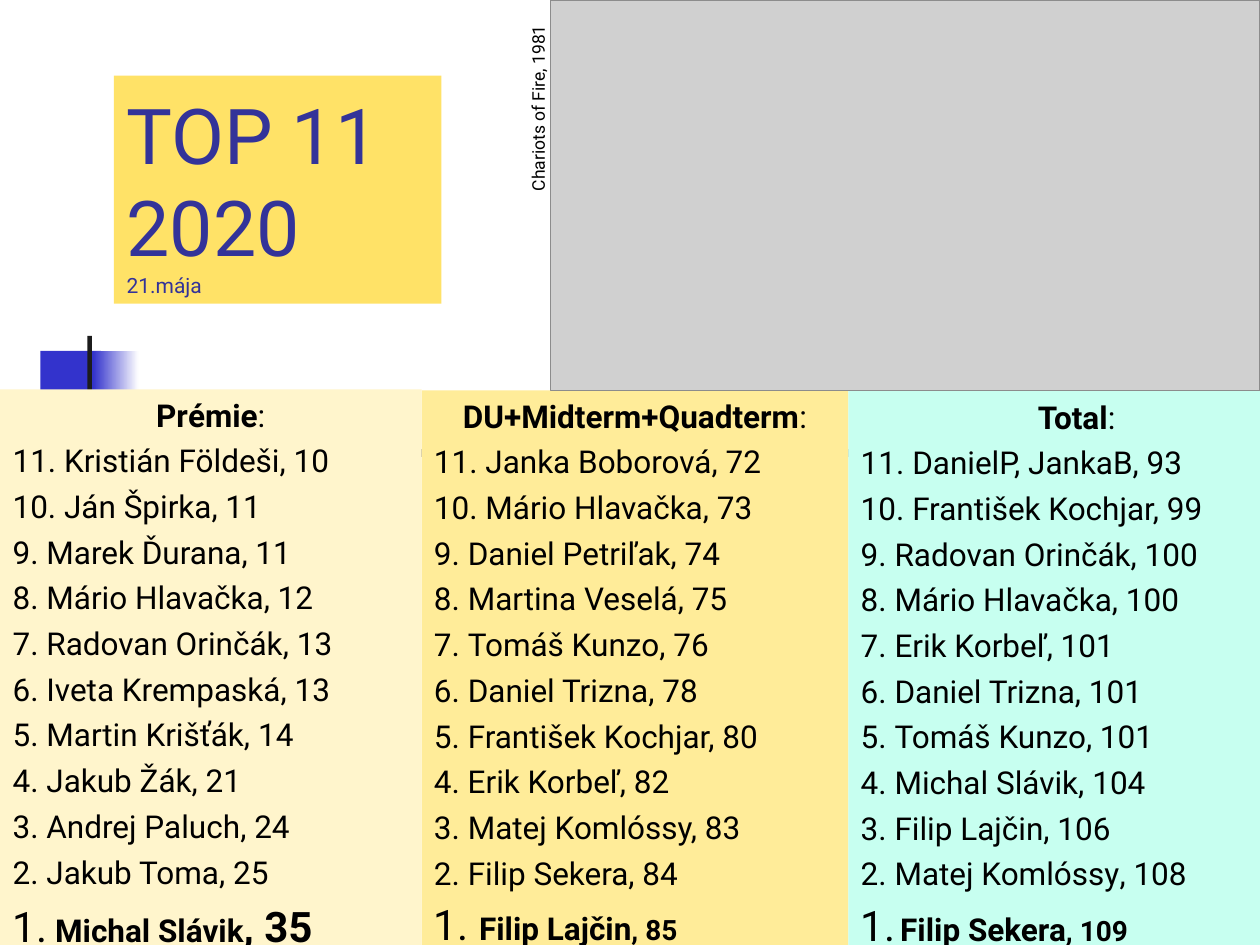
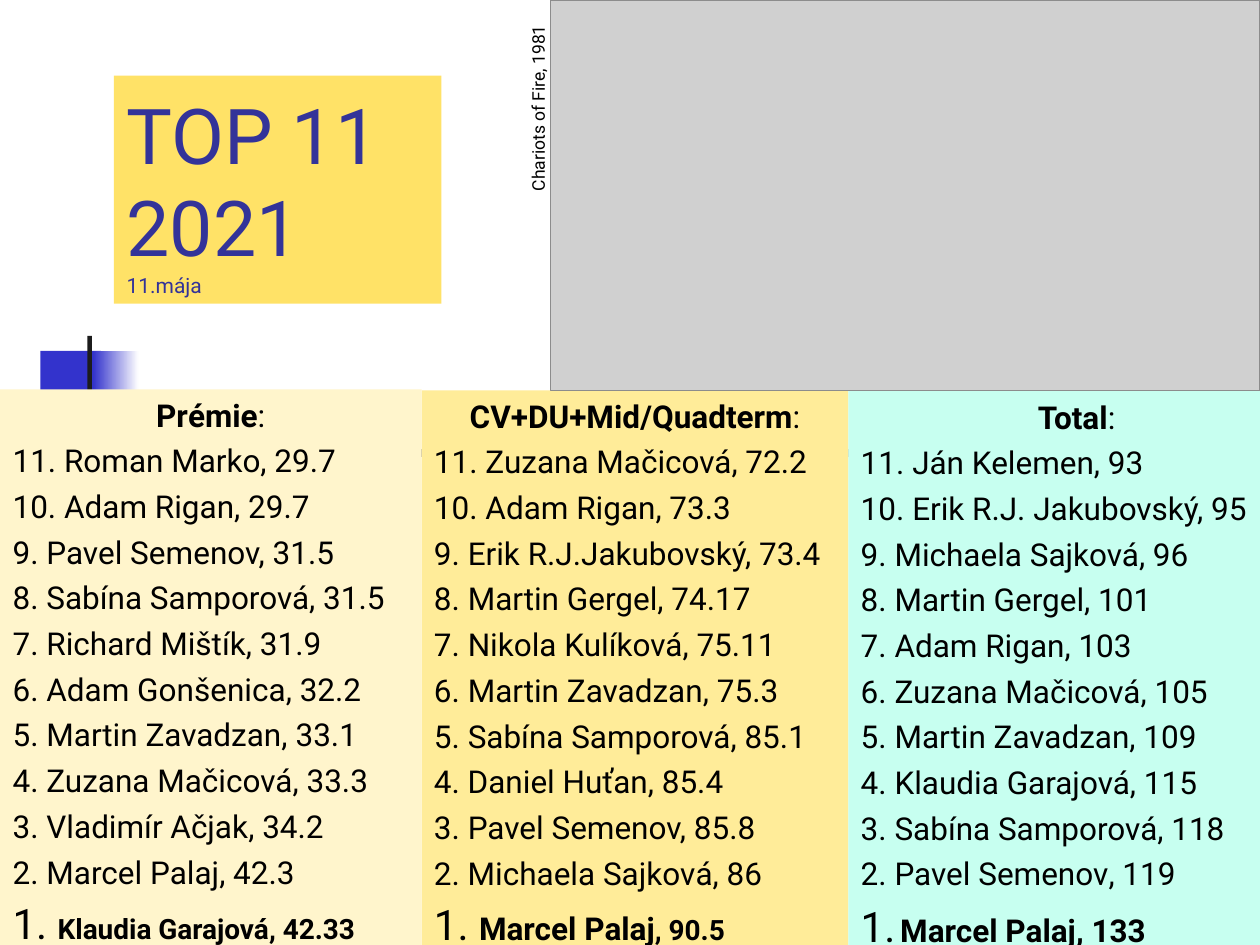
Before and after one commit to Programovanie4/Prednasky, a slide deck: slide 24 of 13/grandfinale.ppt (slide 21 before the commit). Drawn at 1260x945 pixels with LibreOffice and Linux fonts; fonts in the diff are those of the drawing; grey boxes stand for pictures. Boxes give left, top, right and bottom in pixels: in the first picture for what was removed or moved away, otherwise in the second. Text is boxed around its words. In the diff, an @@ line names an element or a change of style, - is before the commit and + after.

```diff
--- a/13/grandfinale.ppt
+++ b/13/grandfinale.ppt
@@ title at <box>127,108,379,298</box>: text changed @@
-TOP 11
-2020
-21.mája
+TOP 11
+2021
+11.mája
@@ text in rectangle at <box>434,404,820,945</box>: text changed @@
-DU+Midterm+Quadterm:
-11. Janka Boborová, 72
-10. Mário Hlavačka, 73
-9. Daniel Petriľak, 74
-8. Martina Veselá, 75
-7. Tomáš Kunzo, 76
-6. Daniel Trizna, 78
-5. František Kochjar, 80
-4. Erik Korbeľ, 82
-3. Matej Komlóssy, 83
-2. Filip Sekera, 84
-1. Filip Lajčin, 85
+CV+DU+Mid/Quadterm:
+11. Zuzana Mačicová, 72.2
+10. Adam Rigan, 73.3
+9. Erik R.J.Jakubovský, 73.4
+8. Martin Gergel, 74.17
+7. Nikola Kulíková, 75.11
+6. Martin Zavadzan, 75.3
+5. Sabína Samporová, 85.1
+4. Daniel Huťan, 85.4
+3. Pavel Semenov, 85.8
+2. Michaela Sajková, 86
+1. Marcel Palaj, 90.5
@@ subtitle at <box>13,448,384,945</box>: text changed @@
-11. Kristián Földeši, 10
-10. Ján Špirka, 11
-9. Marek Ďurana, 11
-8. Mário Hlavačka, 12
-7. Radovan Orinčák, 13
-6. Iveta Krempaská, 13
-5. Martin Krišťák, 14
-4. Jakub Žák, 21
-3. Andrej Paluch, 24
-2. Jakub Toma, 25
-1. Michal Slávik, 35
+11. Roman Marko, 29.7
+10. Adam Rigan, 29.7
+9. Pavel Semenov, 31.5
+8. Sabína Samporová, 31.5
+7. Richard Mištík, 31.9
+6. Adam Gonšenica, 32.2
+5. Martin Zavadzan, 33.1
+4. Zuzana Mačicová, 33.3
+3. Vladimír Ačjak, 34.2
+2. Marcel Palaj, 42.3
+1. Klaudia Garajová, 42.33
@@ text in rectangle at <box>861,450,1246,945</box>: text changed @@
-11. DanielP, JankaB, 93
-10. František Kochjar, 99
-9. Radovan Orinčák, 100
-8. Mário Hlavačka, 100
-7. Erik Korbeľ, 101
-6. Daniel Trizna, 101
-5. Tomáš Kunzo, 101
-4. Michal Slávik, 104
-3. Filip Lajčin, 106
-2. Matej Komlóssy, 108
-1. Filip Sekera, 109
+11. Ján Kelemen, 93
+10. Erik R.J. Jakubovský, 95
+9. Michaela Sajková, 96
+8. Martin Gergel, 101
+7. Adam Rigan, 103
+6. Zuzana Mačicová, 105
+5. Martin Zavadzan, 109
+4. Klaudia Garajová, 115
+3. Sabína Samporová, 118
+2. Pavel Semenov, 119
+1. Marcel Palaj, 133
```
Also in this commit, not shown: 9 other slides changed, 11 slides added, 8 slides removed, 4 other files.
